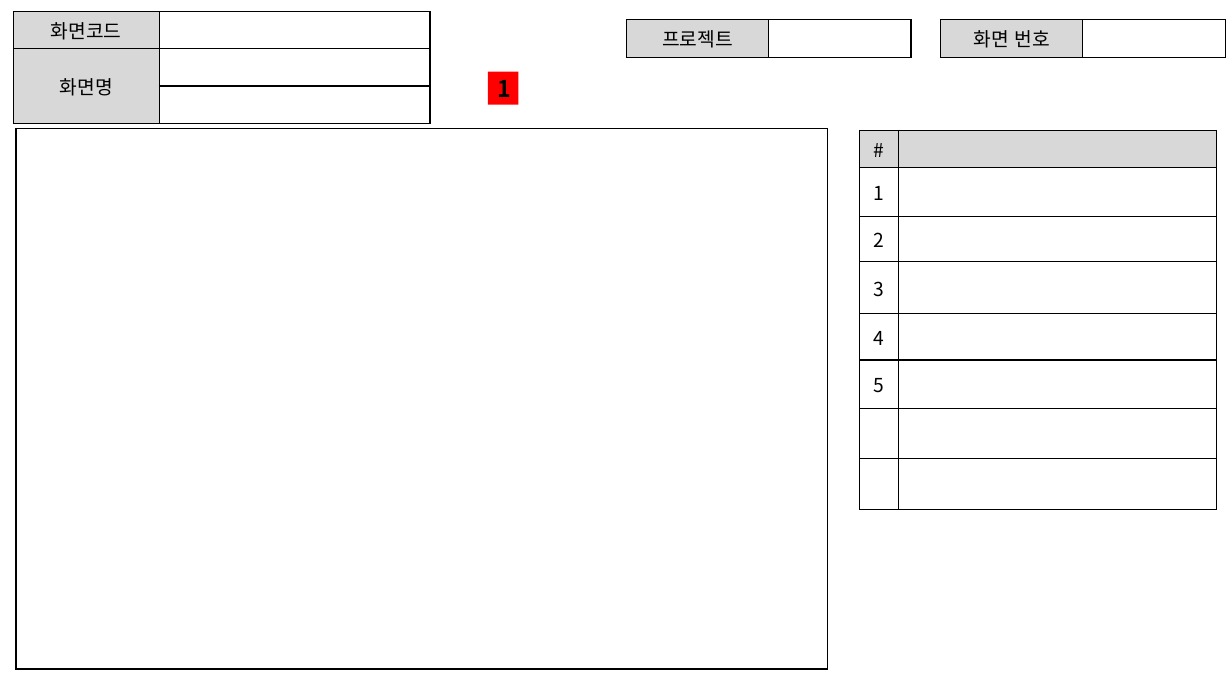
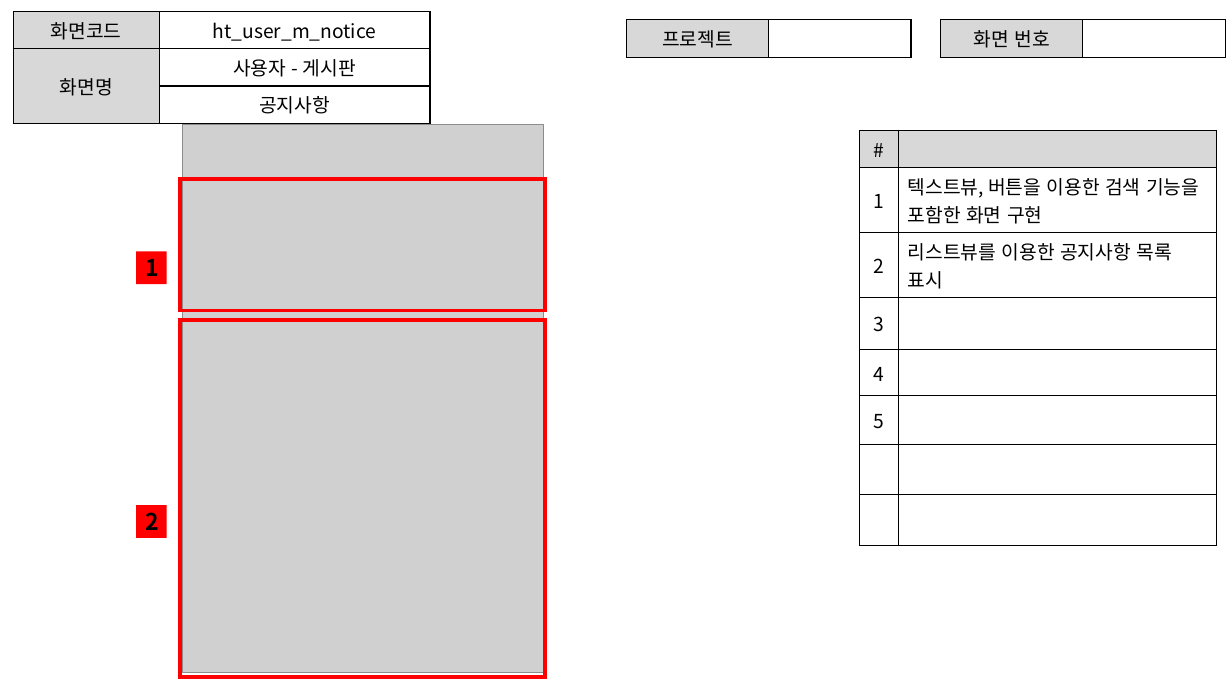
Before and after one commit to ezenteam2/e-Zone, a slide deck: slide 4 of 0 발표용 파워포인트/project05 - 파워포인트 종합 - 현태.pptx (slide 10 before the commit). Drawn at 1232x693 pixels with LibreOffice and Linux fonts; fonts in the diff are those of the drawing; grey boxes stand for pictures. Boxes give left, top, right and bottom in pixels: in the first picture for what was removed or moved away, otherwise in the second. Text is boxed around its words. In the diff, an @@ line names an element or a change of style, - is before the commit and + after.

```diff
--- a/0 발표용 파워포인트/project05 - 파워포인트 종합 - 현태.pptx
+++ b/0 발표용 파워포인트/project05 - 파워포인트 종합 - 현태.pptx
@@ table at (13,12,430,118) @@
-row 1, column 2: 
+row 1, column 2: ht_user_m_notice
-row 2, column 2: 
+row 2, column 2: 사용자 - 게시판
-row 3, column 2: 
+row 3, column 2: 공지사항
@@ rectangle removed at (16,128,827,669) @@
@@ picture added at (183,125,543,673) @@
@@ table at (860,130,1217,522) @@
-row 2, column 2: 
+row 2, column 2: 텍스트뷰, 버튼을 이용한 검색 기능을 포함한 화면 구현
-row 3, column 2: 
+row 3, column 2: 리스트뷰를 이용한 공지사항 목록 표시
@@ rectangle added at (179,179,545,311), outline #FF0000 3 pt @@
@@ rectangle "1": place and size @@
-rectangle "1" at (488,72,518,104)
+rectangle "1" at (136,251,166,284)
@@ rectangle added at (179,320,545,677), outline #FF0000 3 pt @@
@@ rectangle added at (136,506,166,538), fill #FF0000, 18 pt, text #000000, bold @@
+2
```
Also in this commit, not shown: 9 other slides changed, 10 slides added, 2 other files.
